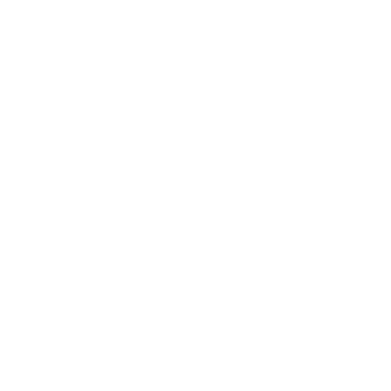
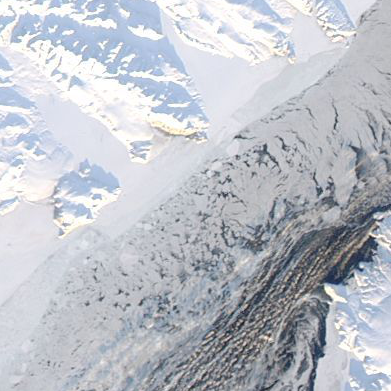
Layer changes from the first 391 × 391 image to the second:
added layer "022_baffin_bay_100km_20130308.aqua.truecolor.250m" above "Background" over [0, 0, 391, 391]
